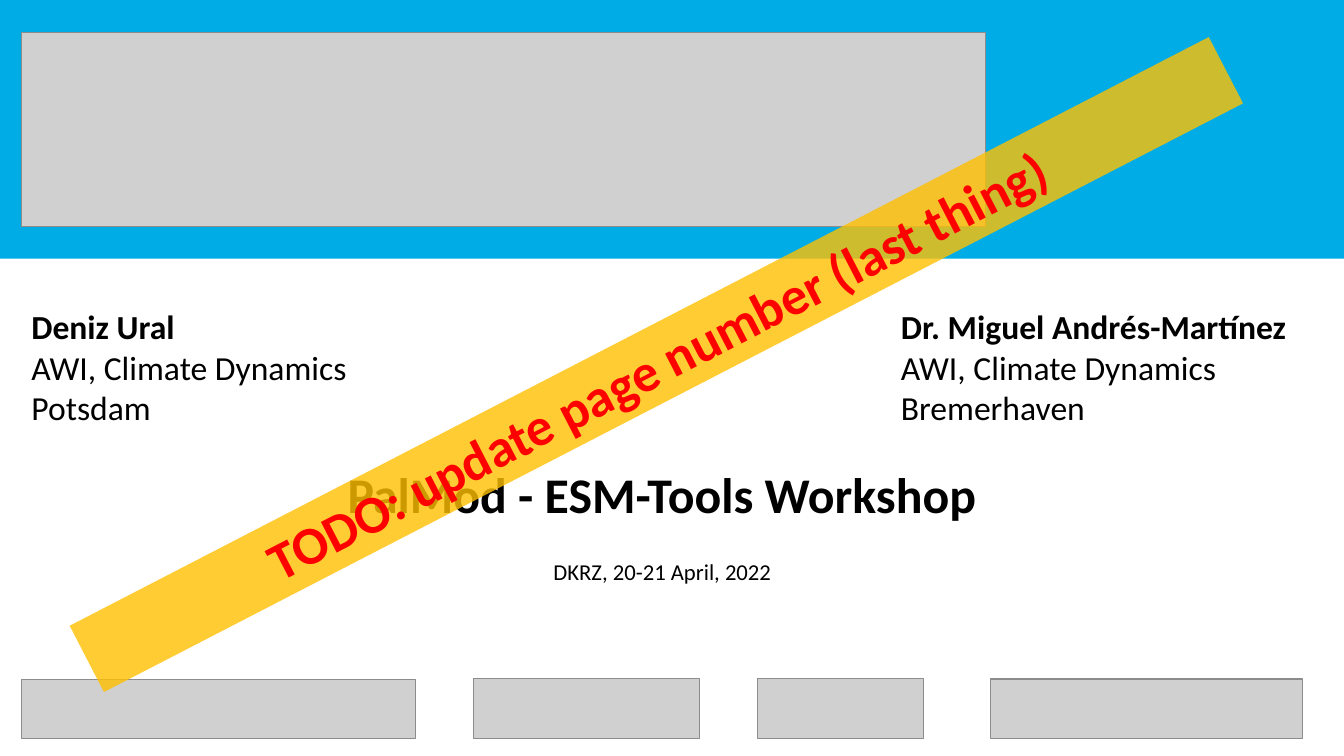
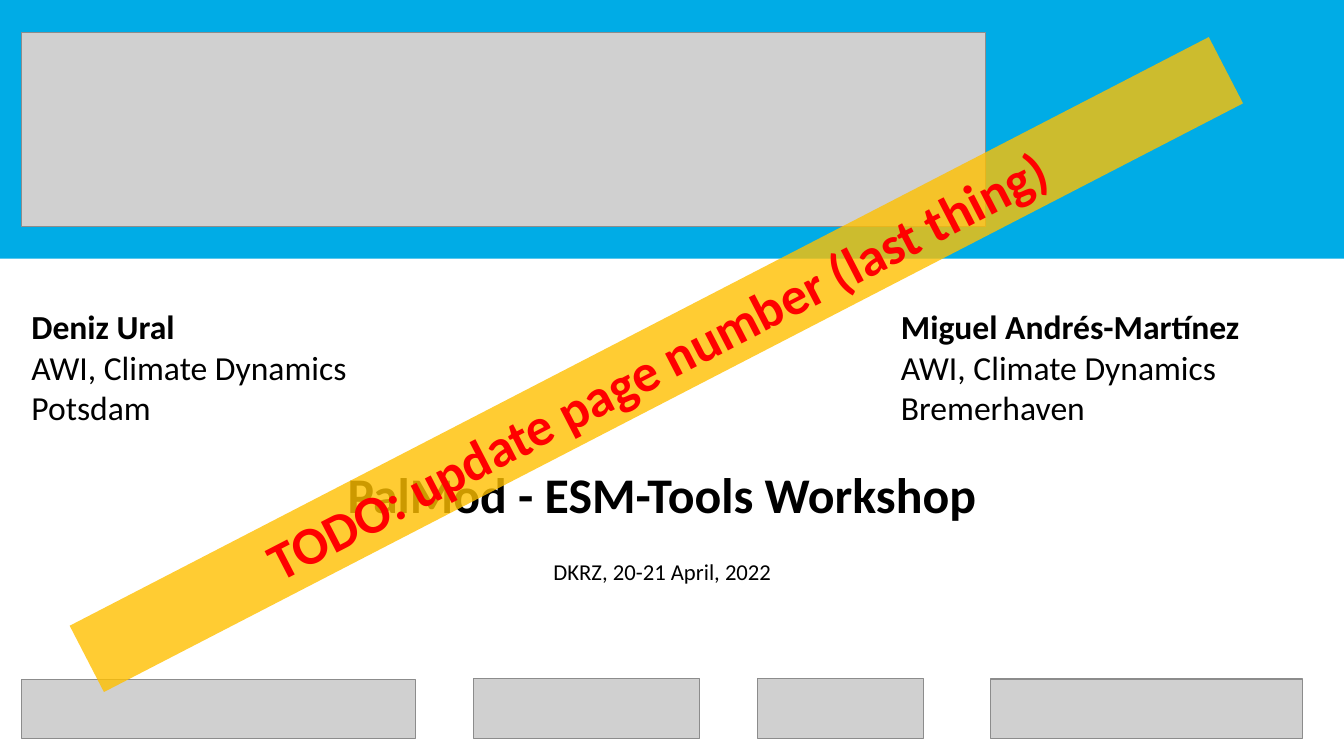
Before and after one commit to esm-tools/workshops, a slide deck: slide 1 of PalMod2022/docs/1_Introduction.pptx. Drawn at 1344x756 pixels with LibreOffice and Linux fonts; fonts in the diff are those of the drawing; grey boxes stand for pictures. Boxes give left, top, right and bottom in pixels: in the first picture for what was removed or moved away, otherwise in the second. Text is boxed around its words. In the diff, an @@ line names an element or a change of style, - is before the commit and + after.

Commit message:
some small updates to the presentation

```diff
--- a/PalMod2022/docs/1_Introduction.pptx
+++ b/PalMod2022/docs/1_Introduction.pptx
@@ text at (x1=901, y1=315, x2=1239, y2=345): text changed @@
-Dr. Miguel Andrés-Martínez
+Miguel Andrés-Martínez
```
